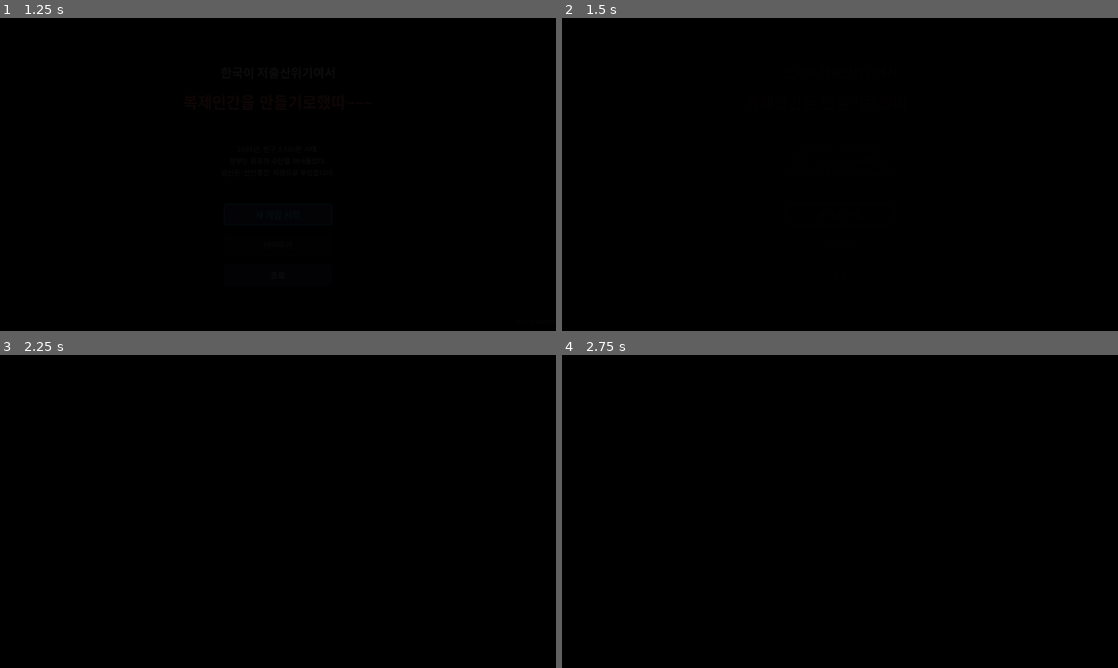
Above: before the commit, frames 1-4 (two rows, left to right).
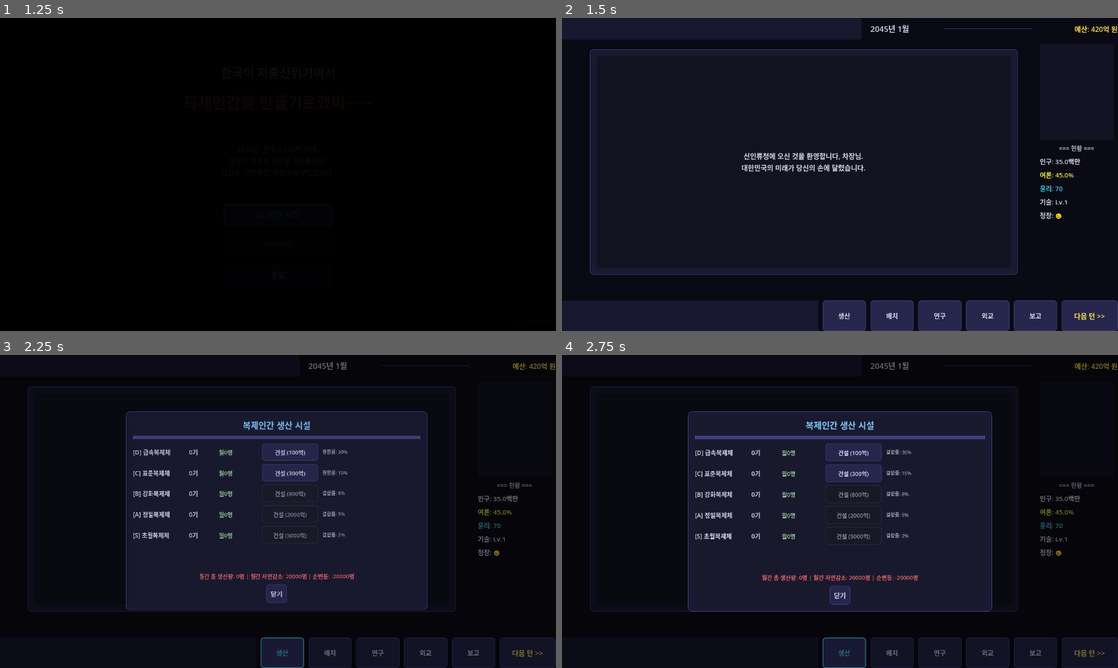
Above: after the commit, the same moments.

Repository: kdoh5501-star/Mobile-fantasy
Game: Godot game, scene res://scenes/screens/title_screen.tscn
Two runs of this game, one before a commit and one after it. Both use one fixed random seed, a clock stepped at 60 frames per second and the inputs below.
Inputs (mouse positions are in pixels of both pictures, inside the frame that each line leads up to):
- Up to frame 1 (1.25 s): click "새 게임 시작" at 0.5 s
- Up to frame 2 (1.5 s): click "새 게임 시작" at 1.25 s
- Up to frame 3 (2.25 s): click (283, 652) at 2 s, where only the run after the commit has a clickable "생산"
- Up to frame 4 (2.75 s): no input

Frame 1 is identical in both runs. In frame 2, 73% of the frame differs, in the area x 0-100%, y 0-100%; in frame 3, 44%; in frame 4, 44%.
Error before the commit: Parse Error: Cannot infer the type of "ending_system" variable because the value doesn't have a set type. (res://scripts/core/game_manager.gd:68)

Commit message:
Fix type inference for ending_system variable
https://claude.ai/code/session_01NTnnErs3BpmFVPRMWVva4X

Diff:
--- a/scripts/core/game_manager.gd
+++ b/scripts/core/game_manager.gd
@@ -65,7 +65,7 @@
 
 func _check_ending() -> void:
 	# EndingSystem에 엔딩 판정을 위임
-	var ending_system := Engine.get_main_loop().root.get_node_or_null("MainGame/Systems/EndingSystem")
+	var ending_system: Node = Engine.get_main_loop().root.get_node_or_null("MainGame/Systems/EndingSystem")
 	if ending_system and ending_system.has_method("determine_ending"):
 		var ending: Dictionary = ending_system.determine_ending()
 		current_phase = GamePhase.ENDING
